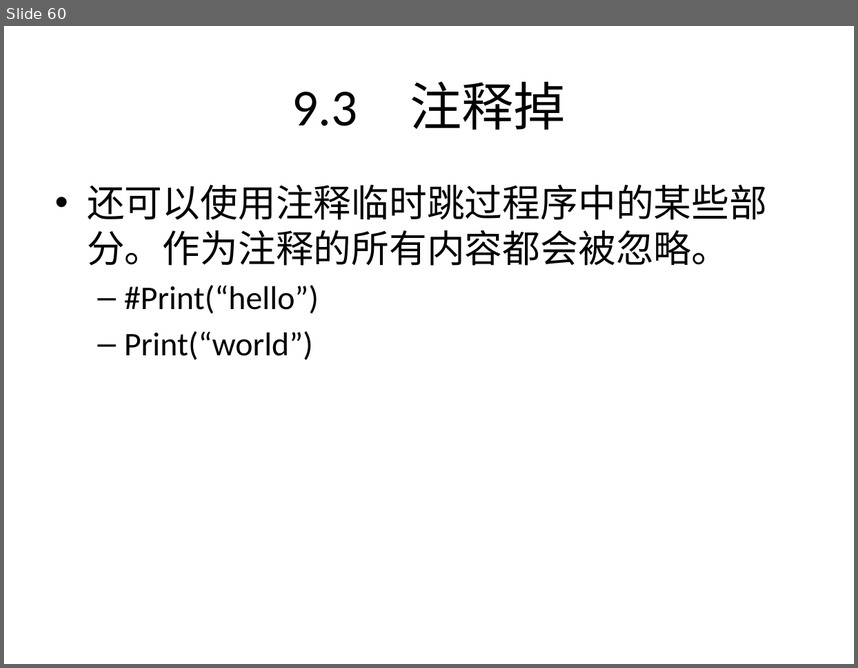
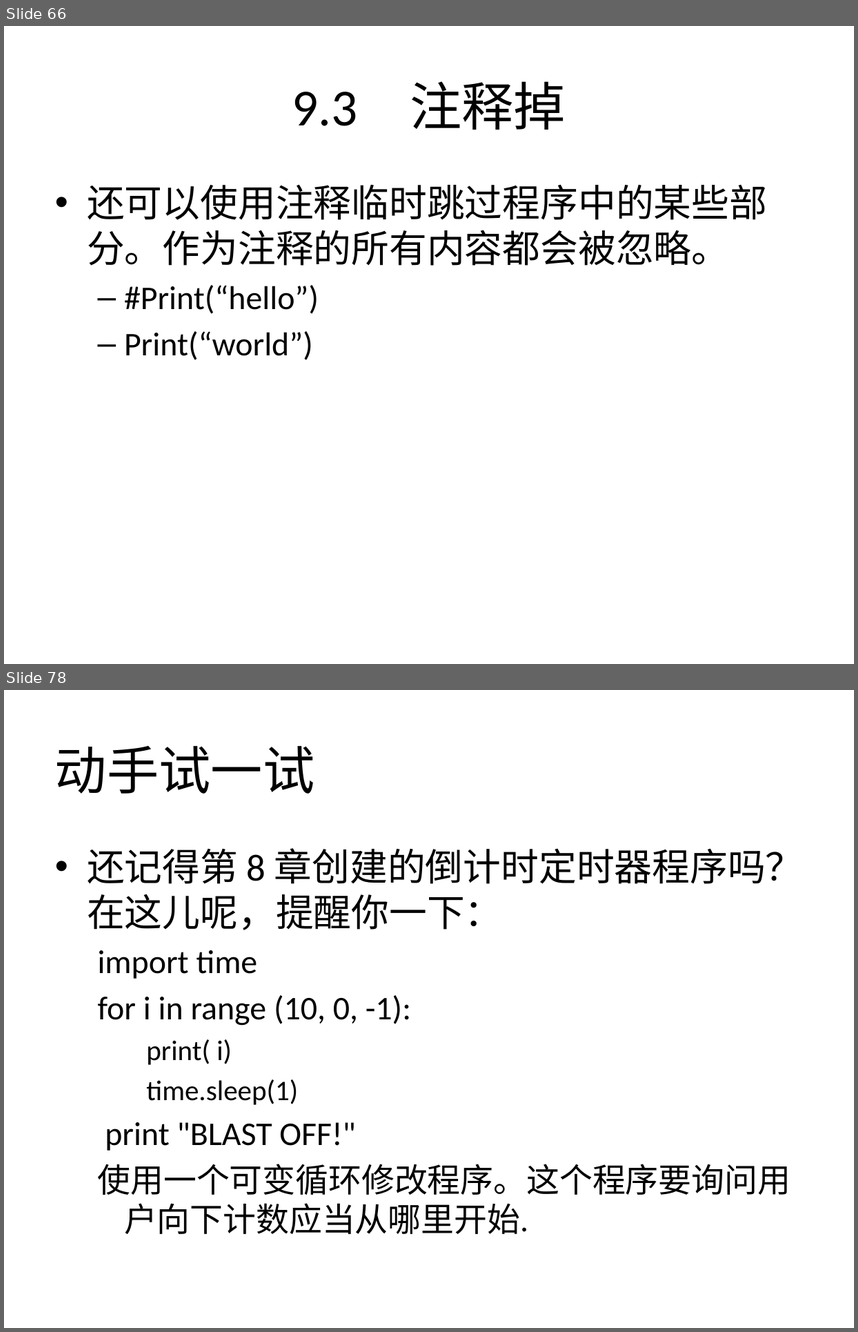
Before and after one commit to zhinan18/Python3, a slide deck: readme/Python3.pptx. Shown one above the other, each under a label of ours: slide 60 before the commit, slides 66 and 78 after it; the slides between them are not shown. The pictures are 858x668 and 858x1332 pixels, drawn with LibreOffice and Linux fonts; fonts in the diff are those of the drawing. Boxes give left, top, right and bottom in pixels: in the first picture for what was removed or moved away, otherwise in the second. Text is boxed around its words. In the diff, an @@ line names an element or a change of style, - is before the commit and + after.

```diff
--- a/readme/Python3.pptx
+++ b/readme/Python3.pptx
@@ slide 78 added at box(4, 690, 854, 1328), background #FFFFFF @@
@@ title added at box(55, 746, 314, 793), 44 pt, text #000000 @@
+动手试一试
@@ text added at box(87, 848, 804, 1234), 28 pt, text #000000 @@
+• 还记得第 8 章创建的倒计时定时器程序吗？在这儿呢，提醒你一下：
+  import time
+  for i in range (10, 0, -1):
+    print( i)
+    time.sleep(1)
+  print "BLAST OFF!"
+  使用一个可变循环修改程序。这个程序要询问用户向下计数应当从哪里开始.
@@ what was slide 60 is now slide 66 @@
```
Also in this commit, not shown: 1 slide changed, 16 other slides added, 10 other files.
